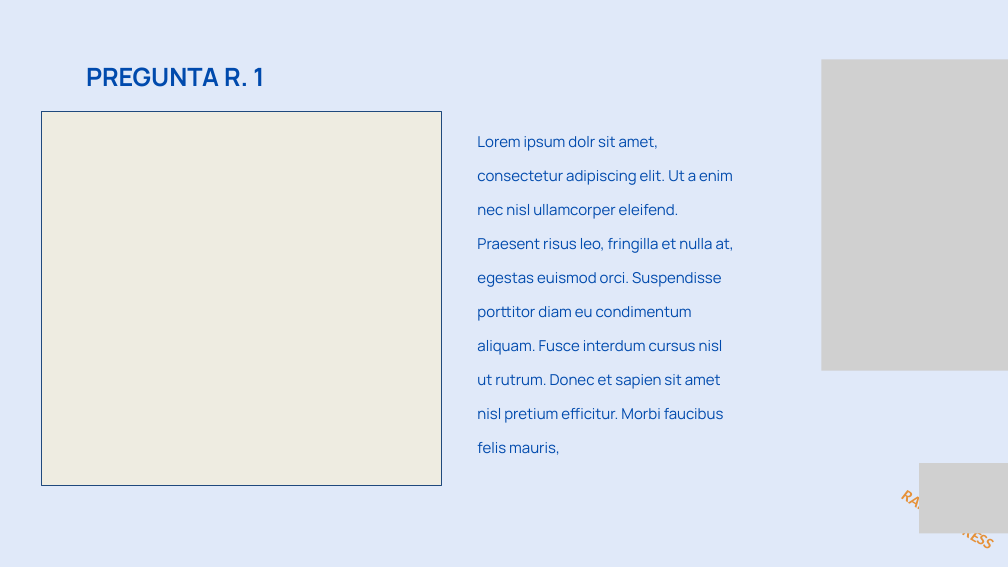
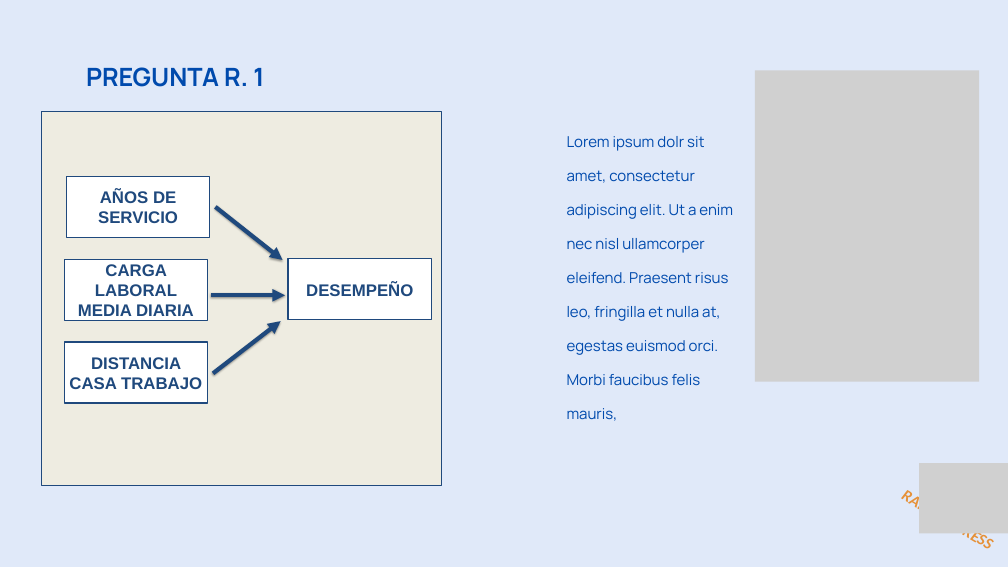
Before and after one commit to ITACADEMYprojectes/ProjecteData, a slide deck: slide 5 of Equip_28/Results/Analisis_PAP_and_ABL_RapidExpres_2026_04_05.pptx. Drawn at 1008x567 pixels with LibreOffice and Linux fonts; fonts in the diff are those of the drawing; grey boxes stand for pictures. Boxes give left, top, right and bottom in pixels: in the first picture for what was removed or moved away, otherwise in the second. Text is boxed around its words. In the diff, an @@ line names an element or a change of style, - is before the commit and + after.

```diff
--- a/Equip_28/Results/Analisis_PAP_and_ABL_RapidExpres_2026_04_05.pptx
+++ b/Equip_28/Results/Analisis_PAP_and_ABL_RapidExpres_2026_04_05.pptx
@@ picture: place and size @@
-picture at [822,59,1008,371]
+picture at [755,71,979,382]
@@ text at [567,136,733,421]: text changed @@
-Lorem ipsum dolr sit amet, consectetur adipiscing elit. Ut a enim nec nisl ullamcorper eleifend. Praesent risus leo, fringilla et nulla at, egestas euismod orci. Suspendisse porttitor diam eu condimentum aliquam. Fusce interdum cursus nisl ut rutrum. Donec et sapien sit amet nisl pretium efficitur. Morbi faucibus felis mauris,
+Lorem ipsum dolr sit amet, consectetur adipiscing elit. Ut a enim nec nisl ullamcorper eleifend. Praesent risus leo, fringilla et nulla at, egestas euismod orci. Morbi faucibus felis mauris,
@@ rectangle added at [67,176,210,237], fill #FFFFFF, outline #1F497D 2 pt, 24 pt, text #1F497D, bold @@
+AÑOS DE SERVICIO
@@ arrow added from (215, 207) to (283, 260), #1F497D 6 pt @@
@@ rectangle added at [64,260,207,321], fill #FFFFFF, outline #1F497D 2 pt, 24 pt, text #1F497D, bold @@
+CARGA LABORAL MEDIA DIARIA
@@ rectangle added at [288,259,431,320], fill #FFFFFF, outline #1F497D 2 pt, 24 pt, text #1F497D, bold @@
+DESEMPEÑO
@@ arrow added from (211, 295) to (285, 295), #1F497D 6 pt @@
@@ arrow added from (213, 373) to (281, 321), #1F497D 6 pt @@
@@ rectangle added at [64,342,207,403], fill #FFFFFF, outline #1F497D 2 pt, 24 pt, text #1F497D, bold @@
+DISTANCIA CASA TRABAJO
```
Also in this commit, not shown: 8 other slides changed.
